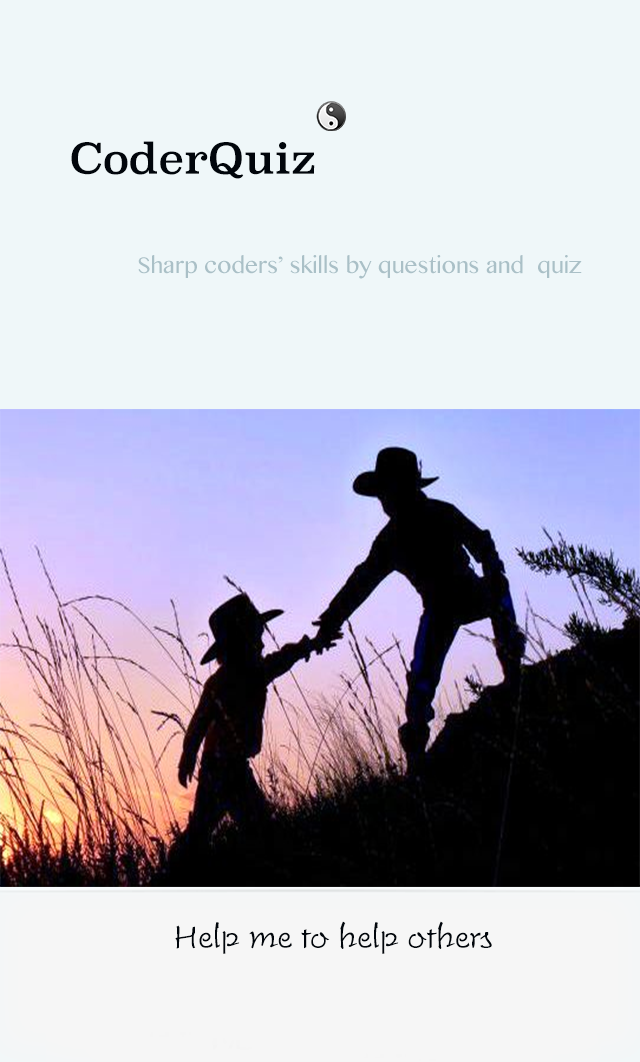
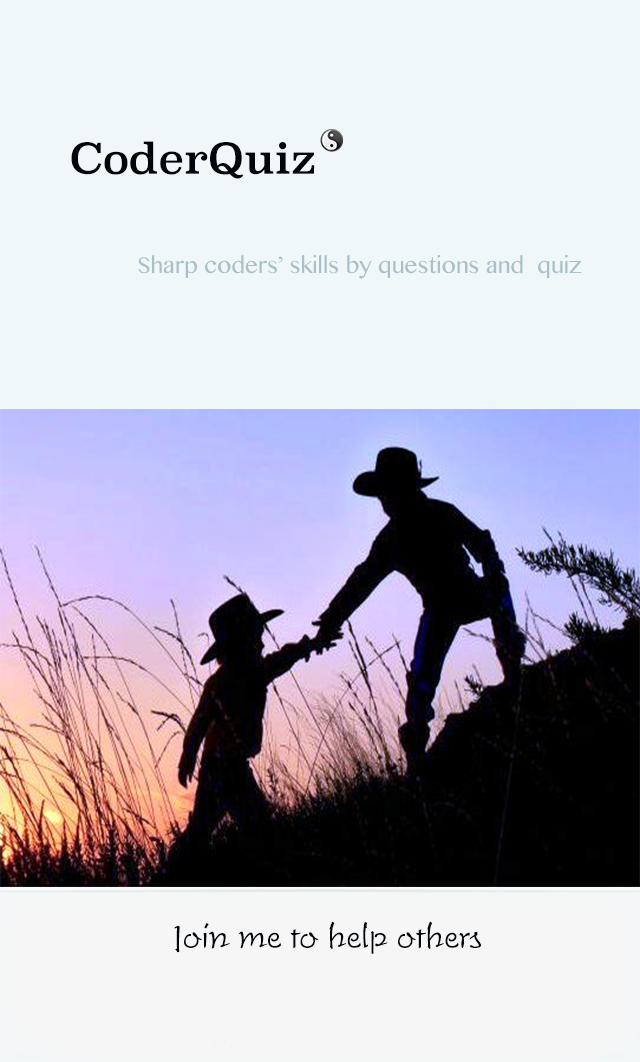
Two versions of the same layered image (640×1062). Layer-by-layer changes:
painted on "144" over [316, 101, 346, 152]
renamed "Help me to help others" to "Join me to help others", painted on it over [174, 921, 492, 954]
